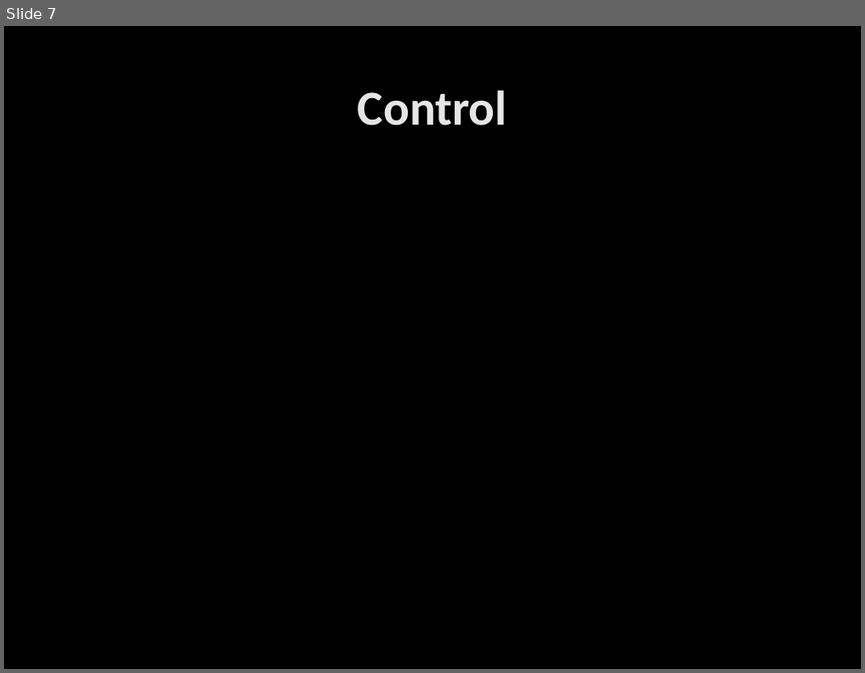
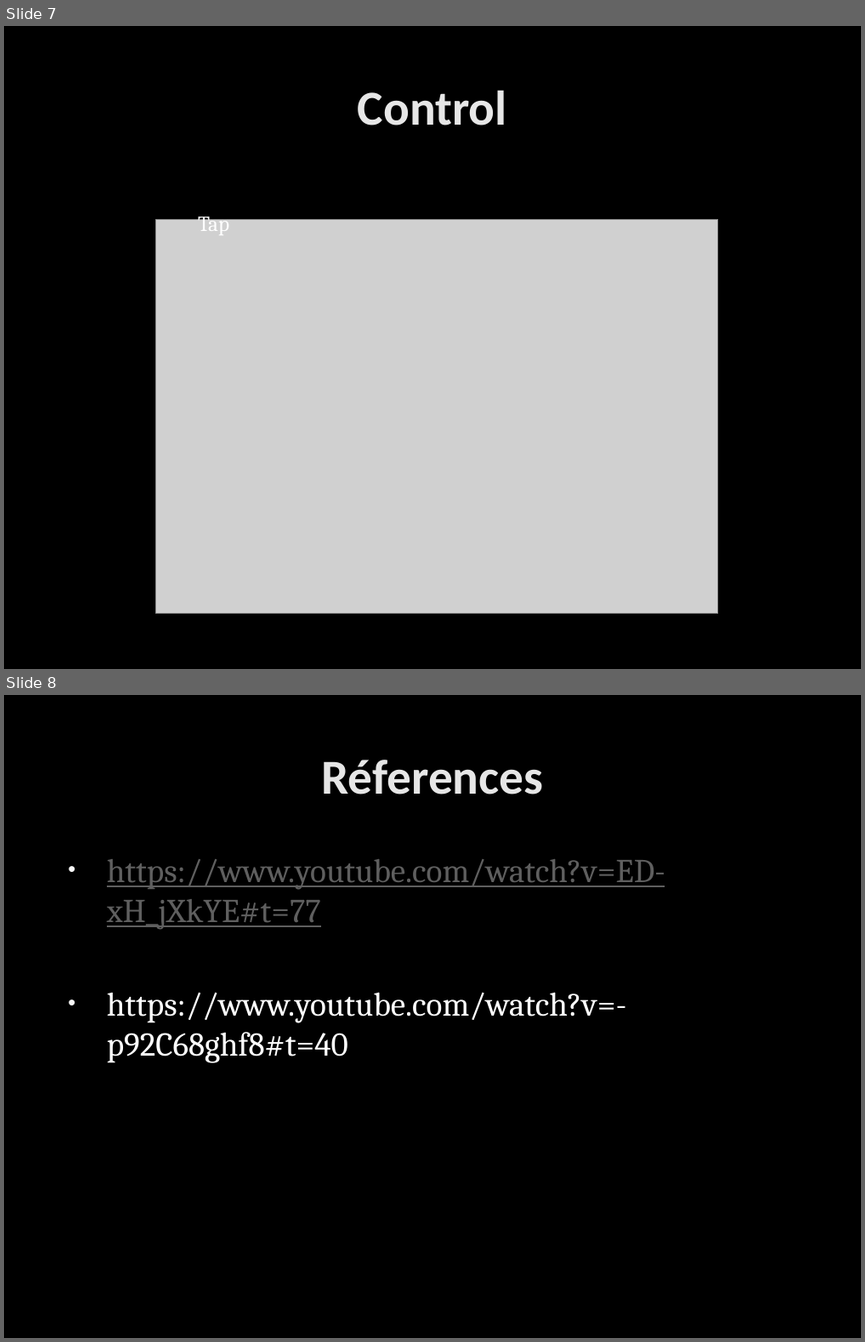
Before and after one commit to marc-dev/Bi-App, a slide deck: Documentation/Concepts/Pisciculture/Document de cadrage.pptx. Shown one above the other, each under a label of ours: slide 7 before the commit, slides 7 and 8 after it. The pictures are 865x673 and 865x1342 pixels, drawn with LibreOffice and Linux fonts; fonts in the diff are those of the drawing; grey boxes stand for pictures; background and template pictures are left out. Boxes give left, top, right and bottom in pixels: in the first picture for what was removed or moved away, otherwise in the second. Text is boxed around its words. In the diff, an @@ line names an element or a change of style, - is before the commit and + after.

```diff
--- a/Documentation/Concepts/Pisciculture/Document de cadrage.pptx
+++ b/Documentation/Concepts/Pisciculture/Document de cadrage.pptx
@@ slide 8 added at <box>4,695,861,1338</box>, background picture (left out) @@
@@ title added at <box>321,760,543,794</box>, 41 pt, text gradient #E7E7E7 to #E3E3E3, bold @@
+Réferences
@@ text added at <box>107,859,665,1063</box>, 28 pt, text #5F5F5F, underline @@
+• https://www.youtube.com/watch?v=ED-xH_jXkYE#t=77
+• https://www.youtube.com/watch?v=-p92C68ghf8#t=40
@@ slide 7 changed as well @@
@@ picture added at <box>155,219,718,612</box> @@
@@ text added at <box>198,211,229,235</box>, 18 pt, text #FFFFFF @@
+Tap
```
Also in this commit, not shown: 2 other slides changed, 5 other slides added, 5 slides removed.
